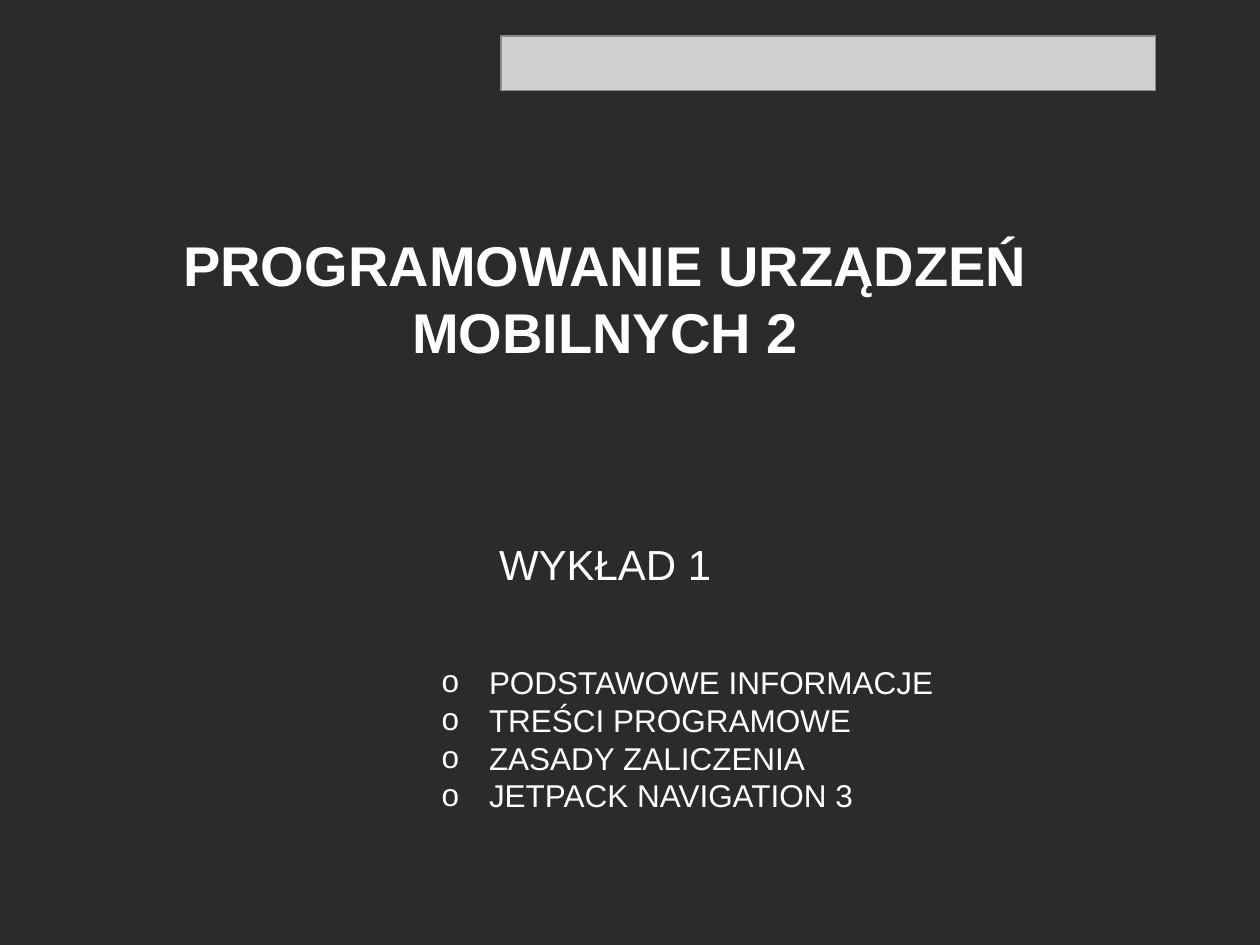
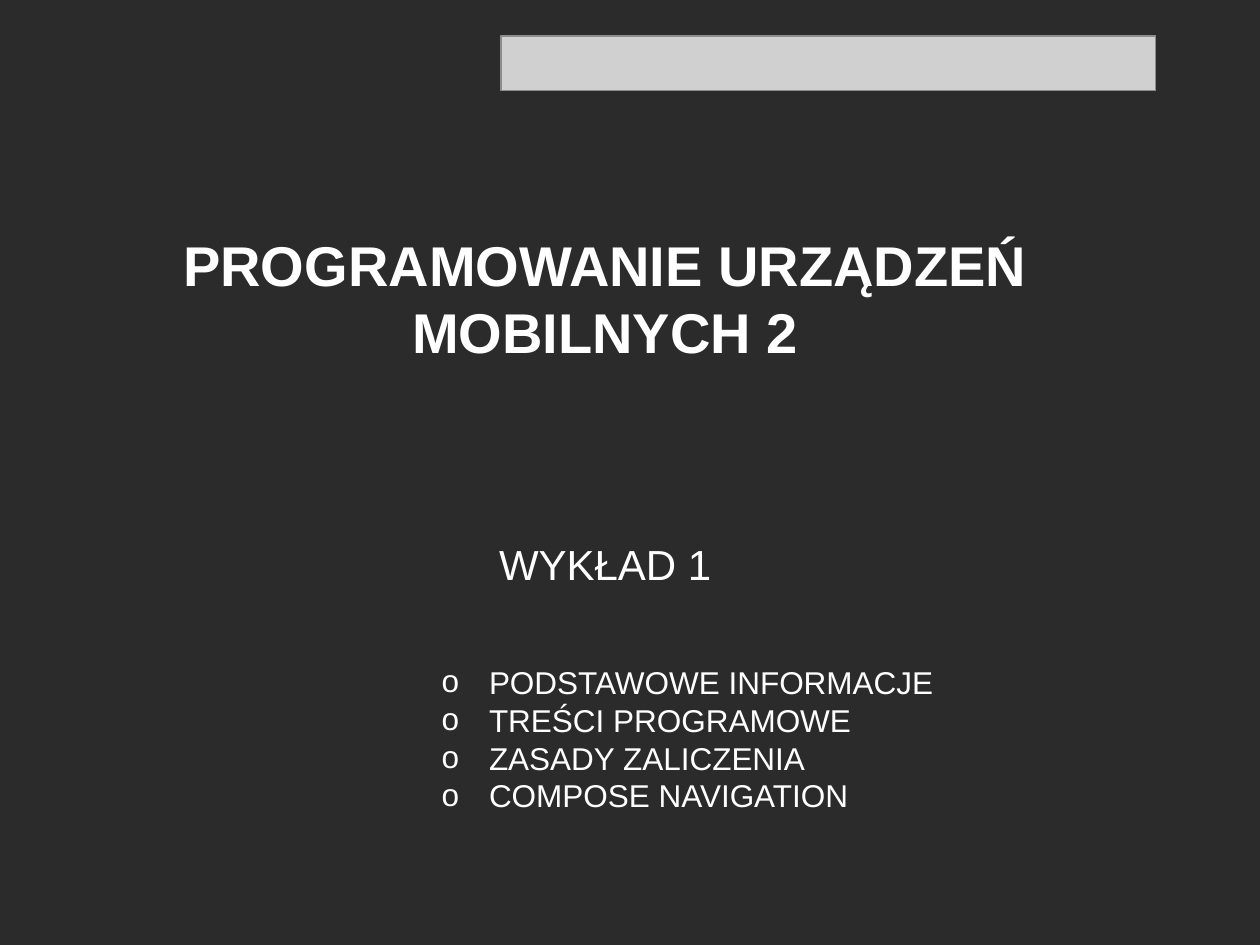
Before and after one commit to RafLew84/ProgUM, a slide deck: slide 1 of PUM2/Wyk/Wyklad1.pptx. Drawn at 1260x945 pixels with LibreOffice and Linux fonts; fonts in the diff are those of the drawing; grey boxes stand for pictures; background and template pictures are left out; a plain dark background stands for a picture behind light text. Boxes give left, top, right and bottom in pixels: in the first picture for what was removed or moved away, otherwise in the second. Text is boxed around its words. In the diff, an @@ line names an element or a change of style, - is before the commit and + after.

```diff
--- a/PUM2/Wyk/Wyklad1.pptx
+++ b/PUM2/Wyk/Wyklad1.pptx
@@ text at (489,785,848,808): text changed @@
-o JETPACK NAVIGATION 3
+o COMPOSE NAVIGATION
```
Also in this commit, not shown: 1 other file.
